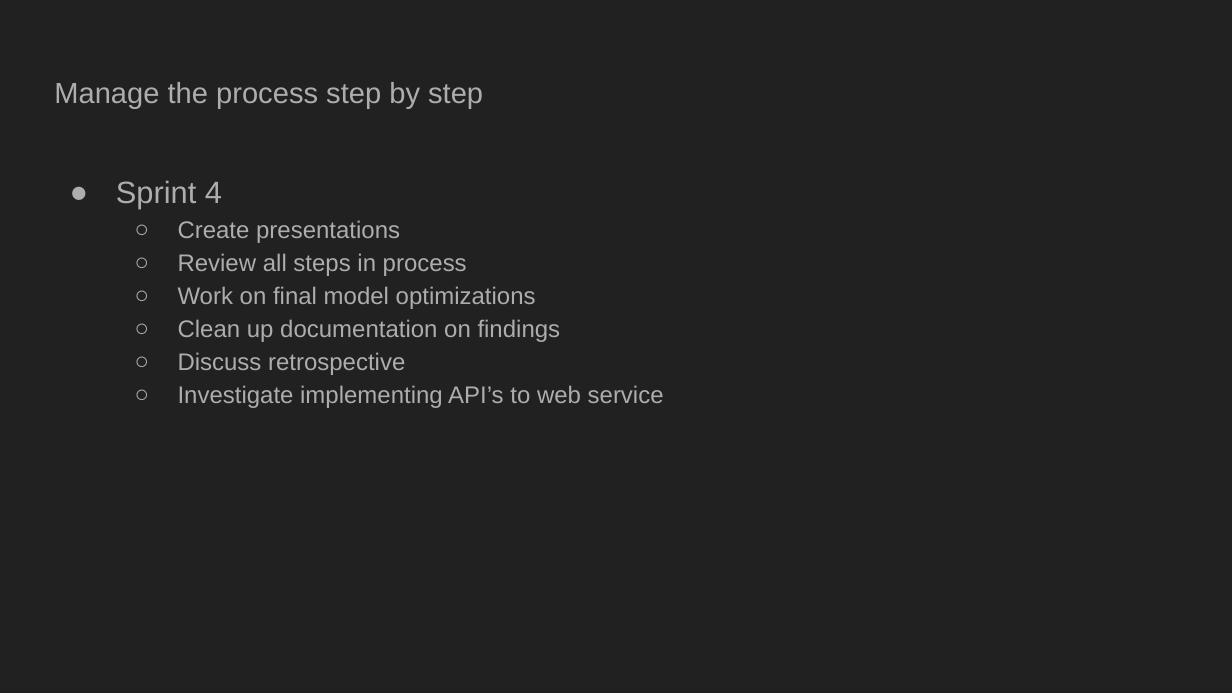
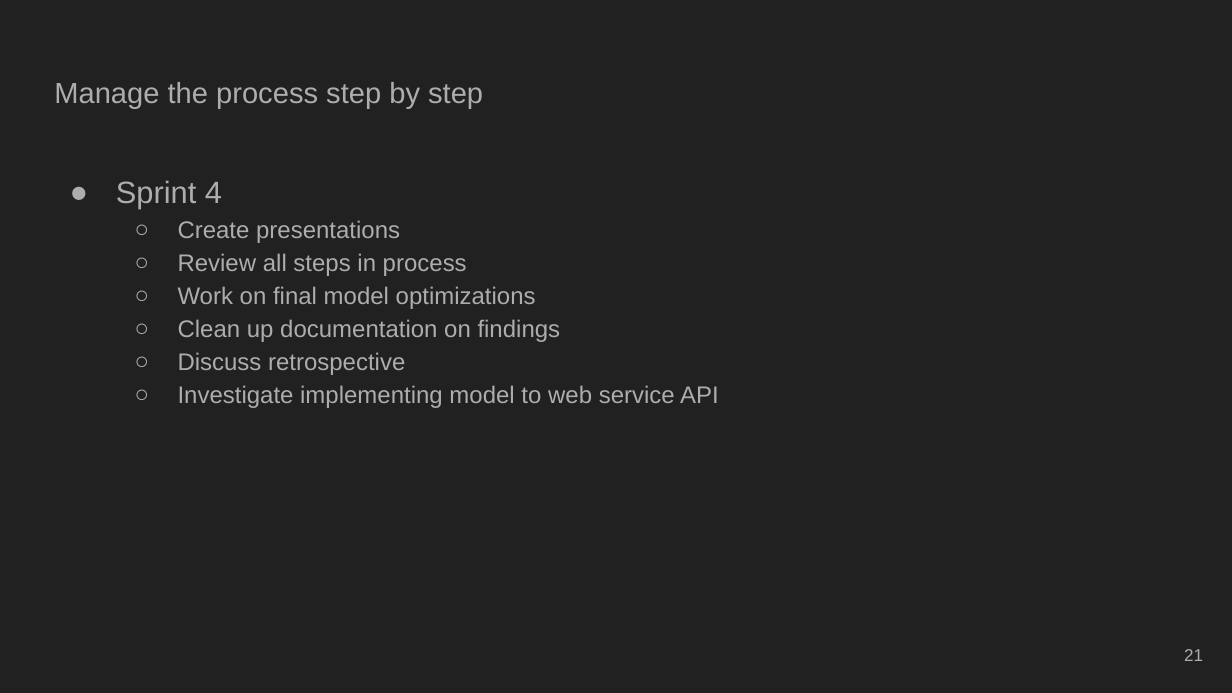
Before and after one commit to bwvidro/dsci644_team_d, a slide deck: slide 21 of Presentation/DSCI-644.pptx (slide 17 before the commit). Drawn at 1232x693 pixels with LibreOffice and Linux fonts; fonts in the diff are those of the drawing. Boxes give left, top, right and bottom in pixels: in the first picture for what was removed or moved away, otherwise in the second. Text is boxed around its words. In the diff, an @@ line names an element or a change of style, - is before the commit and + after.

```diff
--- a/Presentation/DSCI-644.pptx
+++ b/Presentation/DSCI-644.pptx
@@ text at (x1=178, y1=385, x2=719, y2=408): text changed @@
-  ○ Investigate implementing API’s to web service
+  ○ Investigate implementing model to web service API
@@ page number added at (x1=1184, y1=649, x2=1203, y2=661), 10 pt, text #ADADAD @@
+21
```
Also in this commit, not shown: 29 other slides changed, 4 slides added, 1 slide removed.
